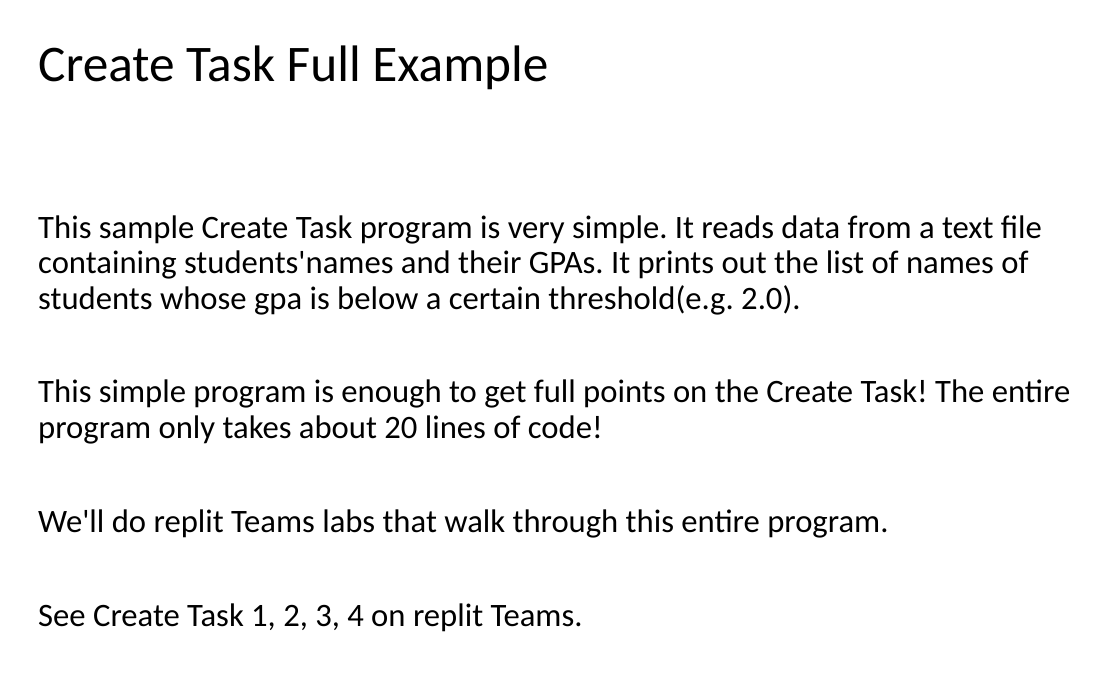
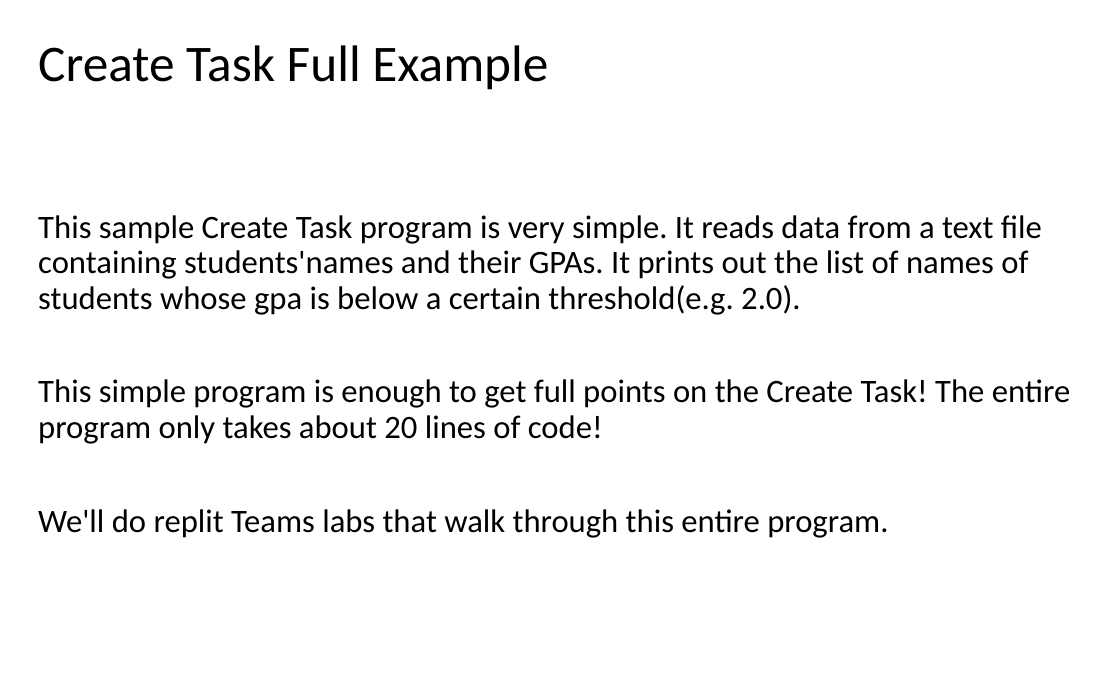
Before and after one commit to LongBaoNguyen/longbaonguyen.github.io, a slide deck: slide 22 of courses/apcsp/create_task/create_task.pptx (slide 23 before the commit). Drawn at 1120x700 pixels with LibreOffice and Linux fonts; fonts in the diff are those of the drawing. Boxes give left, top, right and bottom in pixels: in the first picture for what was removed or moved away, otherwise in the second. Text is boxed around its words. In the diff, an @@ line names an element or a change of style, - is before the commit and + after.

```diff
--- a/courses/apcsp/create_task/create_task.pptx
+++ b/courses/apcsp/create_task/create_task.pptx
@@ text at [38,603,583,632]: paragraph removed @@
-See Create Task 1, 2, 3, 4 on replit Teams.
```
Also in this commit, not shown: 2 other slides changed, 1 slide added, 2 slides removed, 6 other files.
